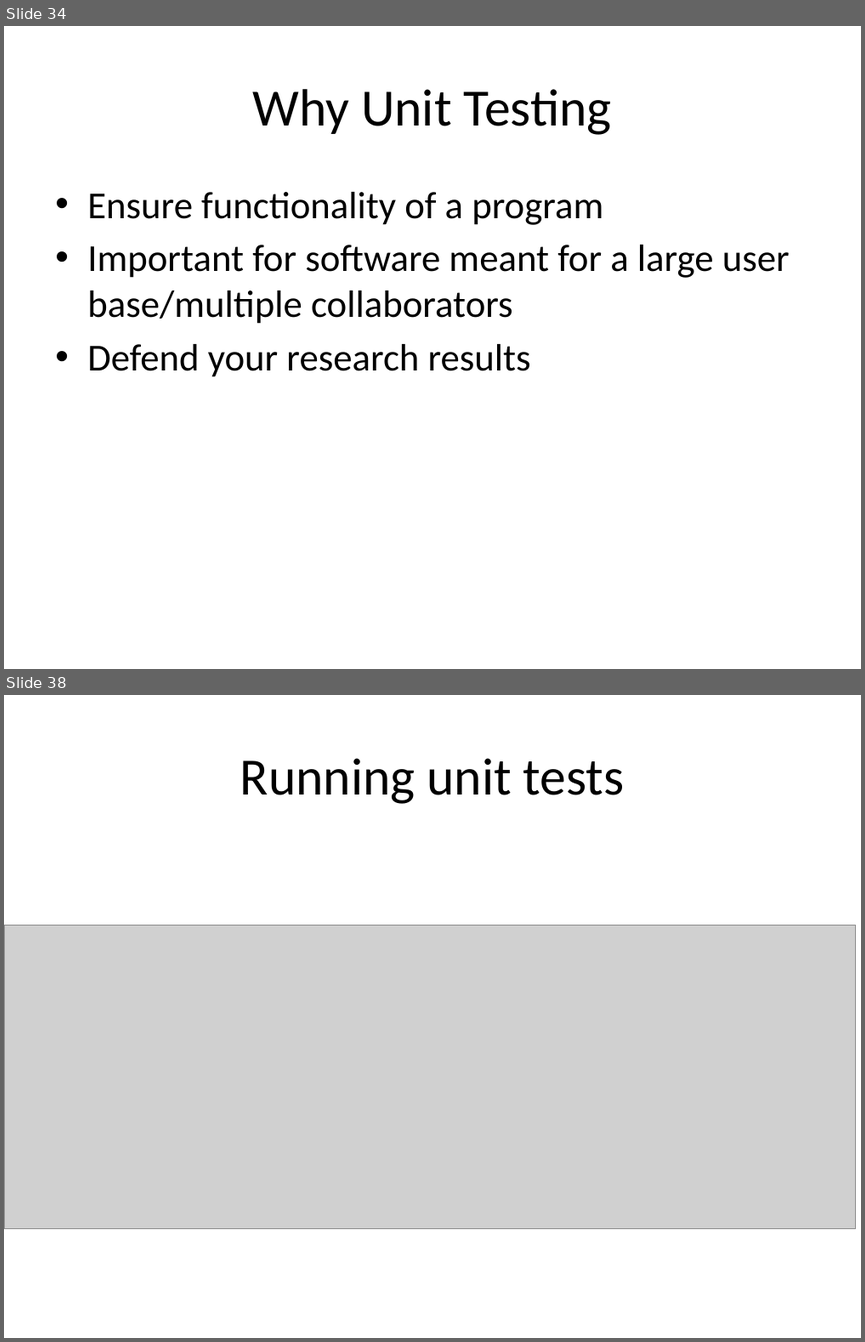
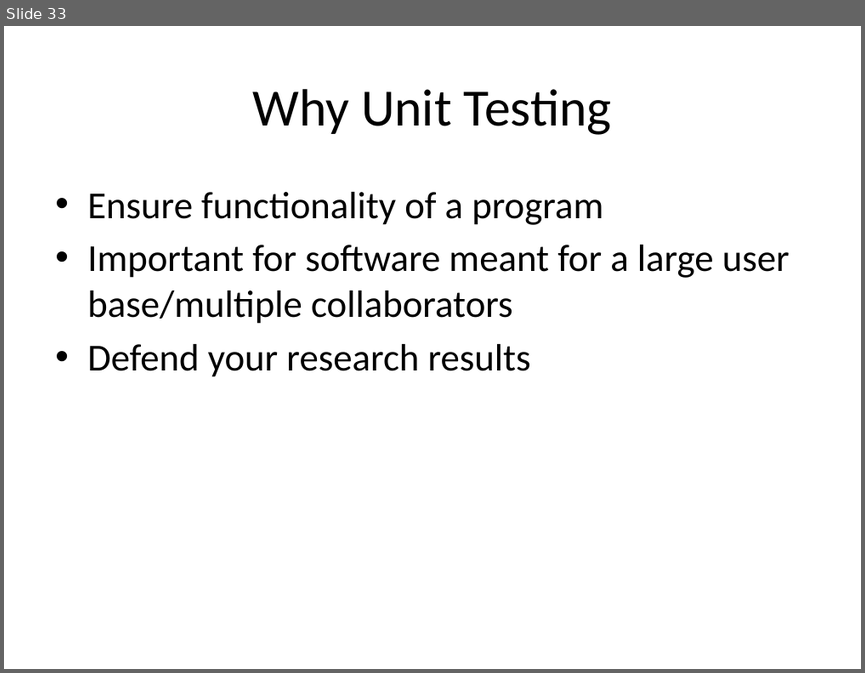
Before and after one commit to lkloh/USArray, a slide deck: BasicsOfCoding/BasicsOfCoding.pptx. Shown one above the other, each under a label of ours: slides 34 and 38 before the commit, slide 33 after it; the slides between them are not shown. The pictures are 865x1342 and 865x673 pixels, drawn with LibreOffice and Linux fonts; fonts in the diff are those of the drawing; grey boxes stand for pictures. Boxes give left, top, right and bottom in pixels: in the first picture for what was removed or moved away, otherwise in the second. Text is boxed around its words. In the diff, an @@ line names an element or a change of style, - is before the commit and + after.

```diff
--- a/BasicsOfCoding/BasicsOfCoding.pptx
+++ b/BasicsOfCoding/BasicsOfCoding.pptx
@@ slide 38 removed at box(4, 695, 861, 1338), background #FFFFFF @@
@@ title removed at box(240, 758, 624, 804) @@
-Running unit tests
@@ picture removed at box(4, 925, 856, 1229) @@
@@ what was slide 34 is now slide 33 @@
```
Also in this commit, not shown: 1 slide changed, 1 slide added, 5 other slides removed, 4 other files.
